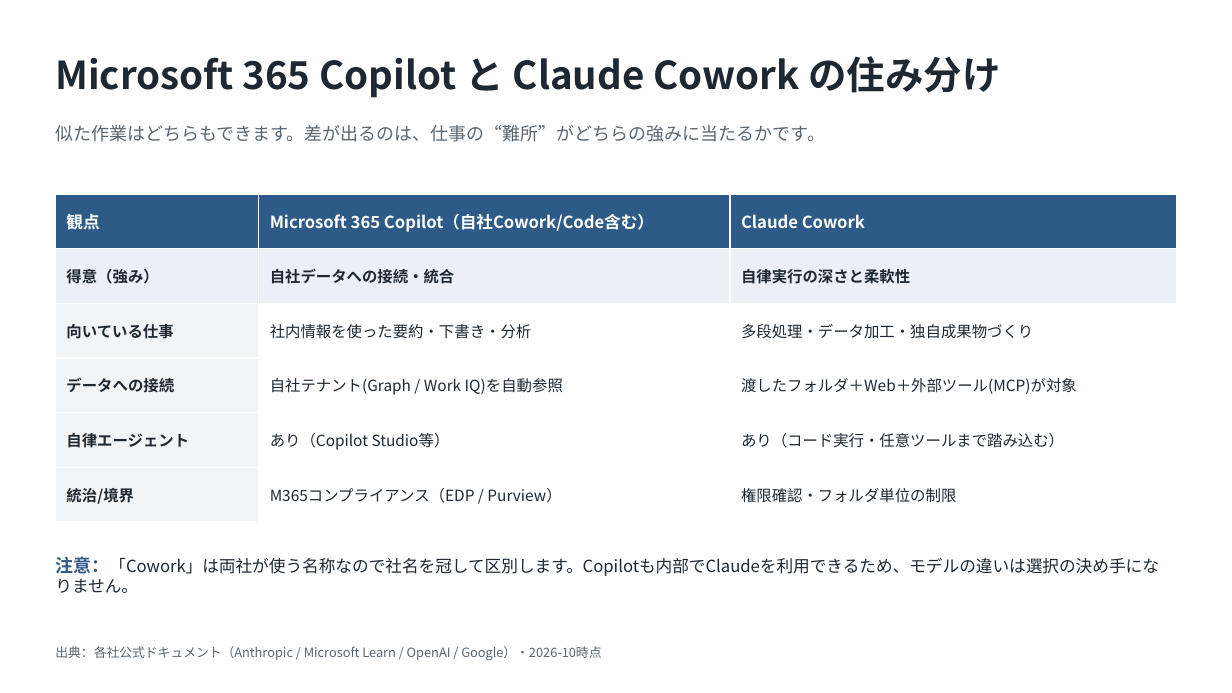
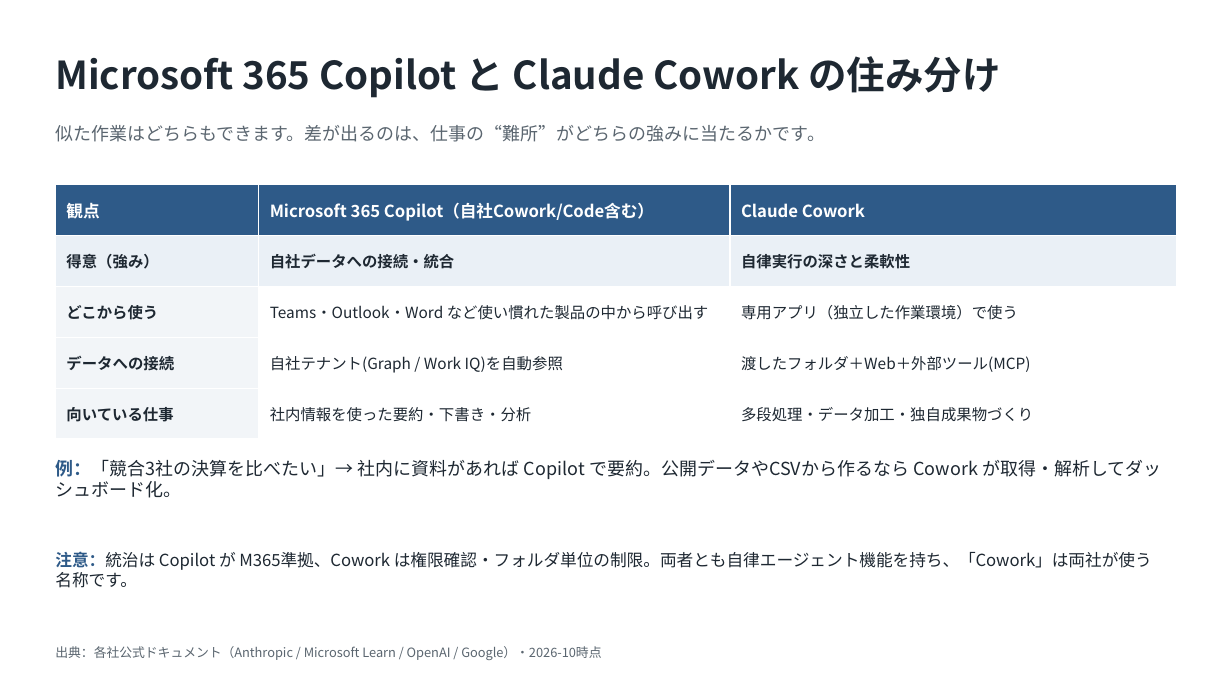
Before and after one commit to ctc-itkr/claude-hands-on, a slide deck: slide 2 of docs/03_参考資料/Copilot_Cowork_競合比較.pptx. Drawn at 1232x693 pixels with LibreOffice and Linux fonts; fonts in the diff are those of the drawing. Boxes give left, top, right and bottom in pixels: in the first picture for what was removed or moved away, otherwise in the second. Text is boxed around its words. In the diff, an @@ line names an element or a change of style, - is before the commit and + after.

```diff
--- a/docs/03_参考資料/Copilot_Cowork_競合比較.pptx
+++ b/docs/03_参考資料/Copilot_Cowork_競合比較.pptx
@@ table at (x1=55, y1=185, x2=1177, y2=439) @@
+row 3: どこから使う | Teams・Outlook・Word など使い慣れた製品の中から呼び出す | 専用アプリ（独立した作業環境）で使う
+row 4: データへの接続 | 自社テナント(Graph / Work IQ)を自動参照 | 渡したフォルダ＋Web＋外部ツール(MCP)
-row 4: データへの接続 | 自社テナント(Graph / Work IQ)を自動参照 | 渡したフォルダ＋Web＋外部ツール(MCP)が対象
-row 5: 自律エージェント | あり（Copilot Studio等） | あり（コード実行・任意ツールまで踏み込む）
-row 6: 統治/境界 | M365コンプライアンス（EDP / Purview） | 権限確認・フォルダ単位の制限
@@ table resized from (x1=55, y1=194, x2=1177, y2=522) to (x1=55, y1=185, x2=1177, y2=439) @@
@@ text added at (x1=55, y1=459, x2=1161, y2=498), 14 pt, text #1E2832 @@
+例：「競合3社の決算を比べたい」→ 社内に資料があれば Copilot で要約。公開データやCSVから作るなら Cowork が取得・解析してダッシュボード化。
@@ text at (x1=55, y1=551, x2=1152, y2=588): text changed @@
-注意：「Cowork」は両社が使う名称なので社名を冠して区別します。Copilotも内部でClaudeを利用できるため、モデルの違いは選択の決め手になりません。
+注意：統治は Copilot が M365準拠、Cowork は権限確認・フォルダ単位の制限。両者とも自律エージェント機能を持ち、「Cowork」は両社が使う名称です。
```
Also in this commit, not shown: 1 other slide changed.
